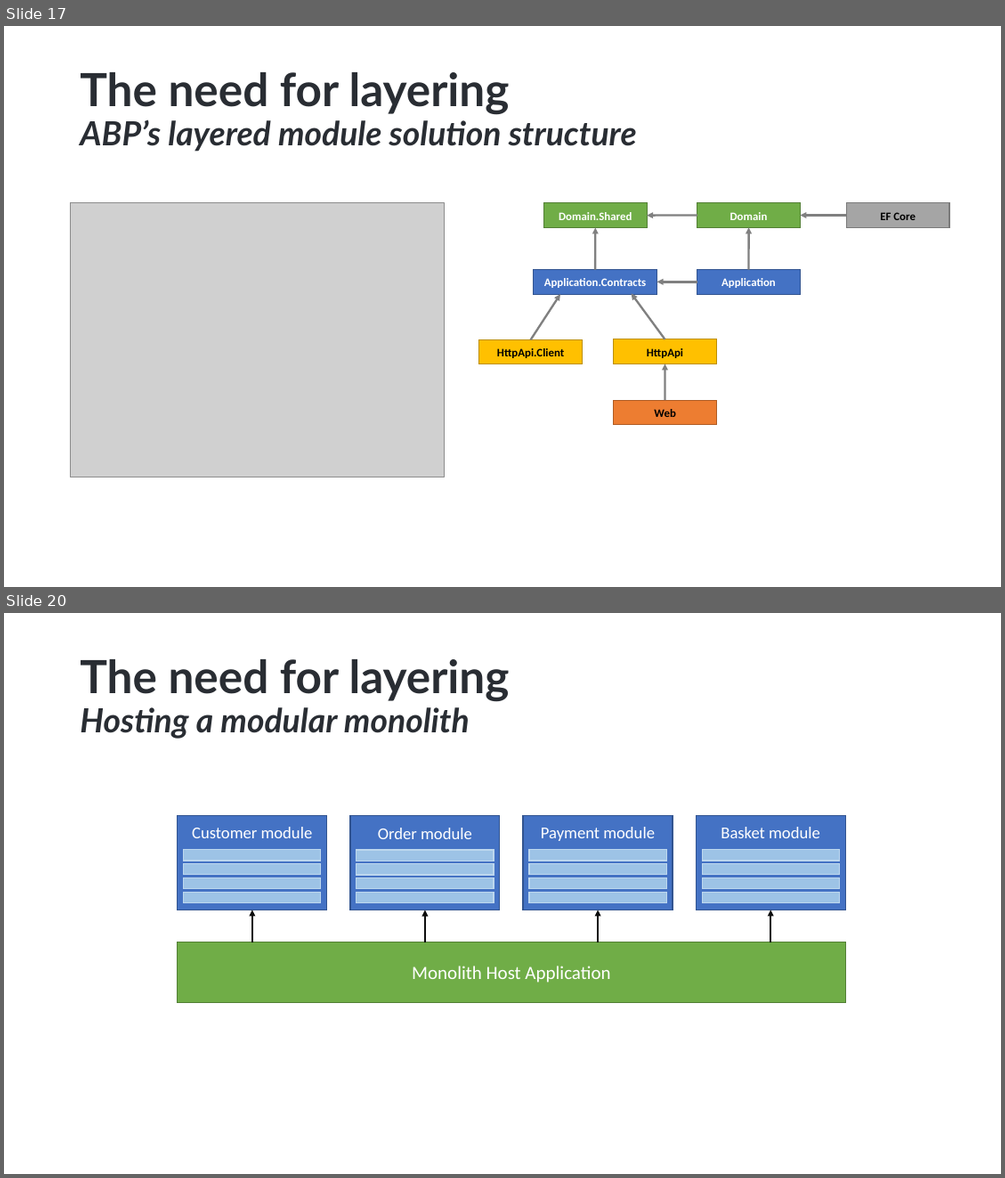
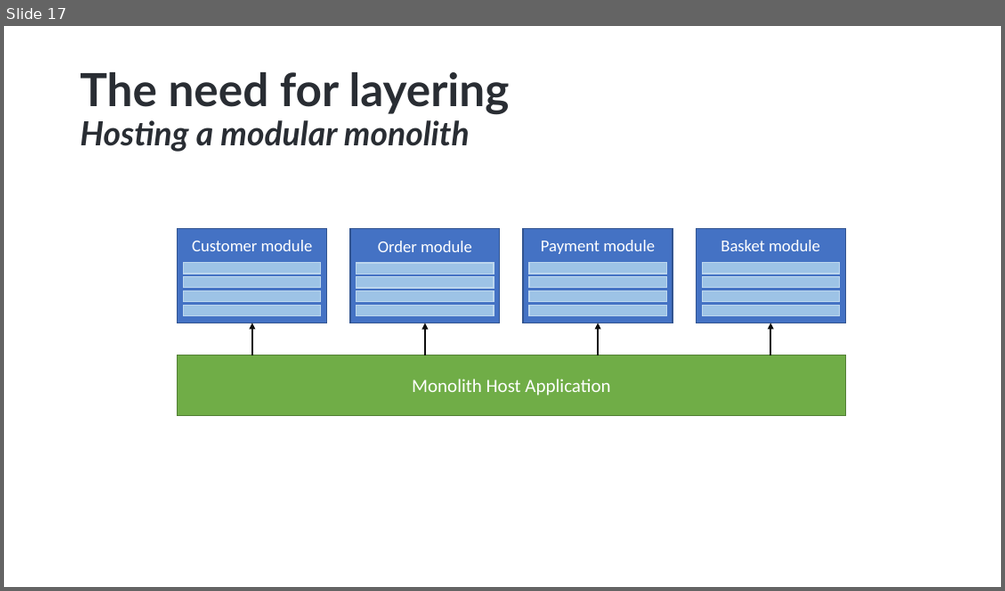
Before and after one commit to hikalkan/presentations, a slide deck: 2025-04-16 Roma Designing Monolith First For Microservices/Monolith First Presentation 1 - short.pptx. Shown one above the other, each under a label of ours: slides 17 and 20 before the commit, slide 17 after it; the slides between them are not shown. The pictures are 1005x1178 and 1005x591 pixels, drawn with LibreOffice and Linux fonts; fonts in the diff are those of the drawing; grey boxes stand for pictures; background and template pictures are left out. Boxes give left, top, right and bottom in pixels: in the first picture for what was removed or moved away, otherwise in the second. Text is boxed around its words. In the diff, an @@ line names an element or a change of style, - is before the commit and + after.

```diff
--- a/2025-04-16 Roma Designing Monolith First For Microservices/Monolith First Presentation 1 - short.pptx
+++ b/2025-04-16 Roma Designing Monolith First For Microservices/Monolith First Presentation 1 - short.pptx
@@ slide 17 removed at (4, 26, 1001, 587), background picture (left out) @@
@@ title removed at (80, 72, 637, 151) @@
-The need for layering
-ABP’s layered module solution structure
@@ picture removed at (71, 203, 444, 477) @@
@@ rectangle removed at (544, 203, 647, 228) @@
-Domain.Shared
@@ rectangle removed at (697, 203, 801, 228) @@
-Domain
@@ rectangle removed at (847, 203, 950, 228) @@
-EF Core
@@ arrow removed from (596, 270) to (596, 228) @@
@@ arrow removed from (697, 216) to (647, 216) @@
@@ arrow removed from (749, 270) to (749, 227) @@
@@ arrow removed from (847, 216) to (801, 216) @@
@@ rectangle removed at (534, 270, 657, 295) @@
-Application.Contracts
@@ arrow removed from (697, 281) to (657, 281) @@
@@ rectangle removed at (697, 270, 801, 295) @@
-Application
@@ arrow removed from (531, 339) to (560, 295) @@
@@ arrow removed from (665, 339) to (631, 294) @@
@@ rectangle removed at (479, 339, 582, 364) @@
-HttpApi.Client
@@ rectangle removed at (614, 339, 717, 364) @@
-HttpApi
@@ arrow removed from (665, 400) to (665, 364) @@
@@ rectangle removed at (614, 400, 717, 425) @@
-Web
@@ what was slide 20 is now slide 17 @@
```
Also in this commit, not shown: 4 slides changed, 4 other slides removed.
